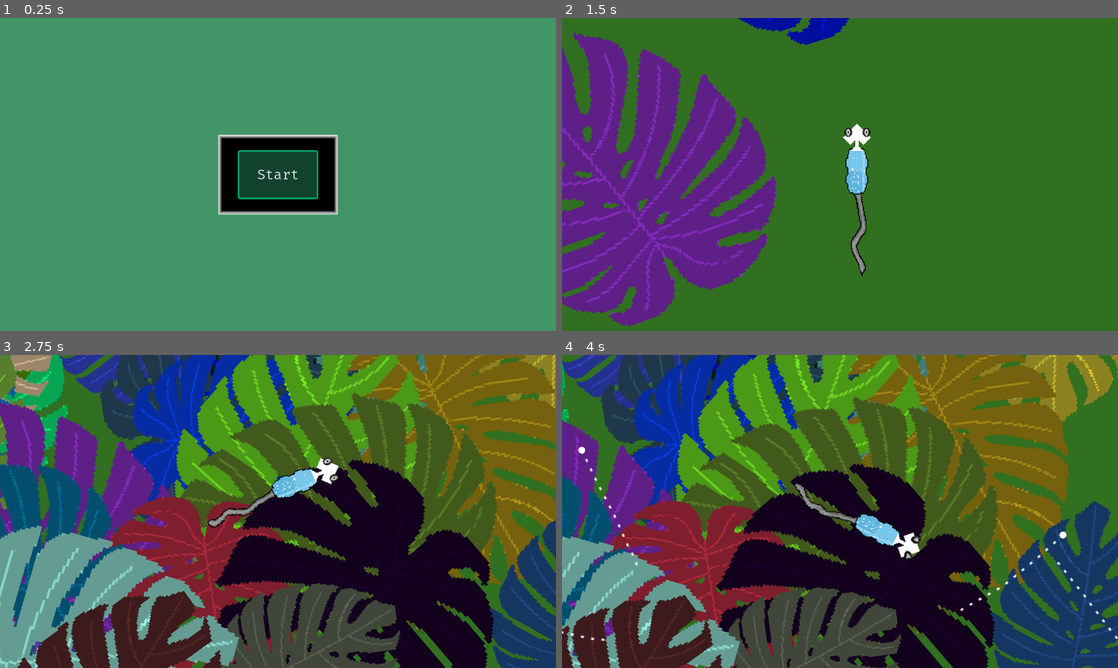
Above: before the commit, frames 1-4 (two rows, left to right).
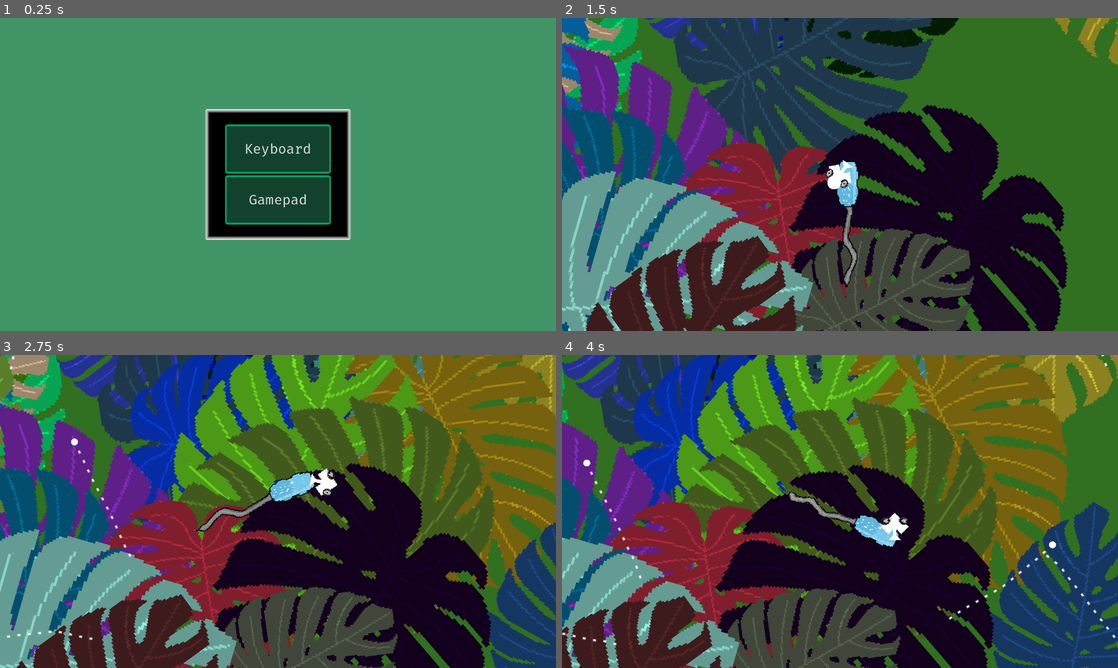
Above: after the commit, the same moments.

Repository: bjornarprytz/mask
Game: Godot game, scene res://entry.tscn
Same seed, same stepped clock (60 frames per second), same inputs: the game is played once before the commit and once after it.
Inputs (mouse positions are in pixels of both pictures, inside the frame that each line leads up to):
- Up to frame 1 (0.25 s): no input
- Up to frame 2 (1.5 s): click (840, 149) at 0.5 s, where only the run after the commit has a clickable "Keyboard"; click (840, 174) at 1.25 s, where only the run before the commit has a clickable "Start"
- Up to frame 3 (2.75 s): move the mouse to (400, 495) at 2.02 s; press the mouse at (400, 495) at 2.03 s; hold Right (ui_right) from 2.03 s (still down)
- Up to frame 4 (4 s): move the mouse to (728, 527) at 2.77 s; release Right (ui_right) at 2.78 s; release the mouse at (728, 527) at 2.78 s; hold Down (ui_down) 2.78-3.53 s; click (728, 527) at 2.85 s; move the mouse to (895, 442) at 3.52 s; press the mouse at (895, 442) at 3.53 s; hold Right (ui_right) from 3.53 s (still down)

The runs differ from the first frame. In frame 1, 9.0% of the frame differs, in the area x 36-64%, y 29-71%; in frame 2, 72%, in the area x 0-100%, y 0-100%; in frame 3, 26%; in frame 4, 11%.

Commit message:
keyboard controls

Diff:
--- a/src/autoloads/event_bus.gd
+++ b/src/autoloads/event_bus.gd
@@ -4,4 +4,11 @@
 
 # Add signals here for game-wide events. Access through the Events singleton
 
+enum ControlScheme {
+	KEYBOARD,
+	GAMEPAD
+}
+
+var control_scheme: ControlScheme = ControlScheme.KEYBOARD
+
 signal game_over(win: bool)
--- a/src/chameleonardo.gd
+++ b/src/chameleonardo.gd
@@ -33,7 +33,7 @@
 		var forward = Vector2.RIGHT.rotated(rotation)
 		position += forward * input_vector.length() * move_speed * delta
 
-	var secondary_vector = Input.get_vector("secondary_left", "secondary_right", "secondary_up", "secondary_down", .1)
+	var secondary_vector = get_secondary_vector()
 
 	if secondary_vector != Vector2.ZERO:
 		head.global_rotation = secondary_vector.angle()
@@ -41,6 +41,13 @@
 		head.rotation = lerp_angle(head.rotation, 0.0, 0.1)
 
 	focus_on()
+
+func get_secondary_vector() -> Vector2:
+	if Events.control_scheme == Events.ControlScheme.GAMEPAD:
+		return Input.get_vector("secondary_left", "secondary_right", "secondary_up", "secondary_down", .1)
+	else:
+		var mouse_pos = get_global_mouse_position()
+		return mouse_pos - head.global_position
 
 func _input(event: InputEvent) -> void:
 	if event.is_action_pressed("shoot"):
@@ -50,7 +57,7 @@
 		tongue_anchor.add_child(tongue)
 		tongue.position = Vector2.ZERO
 		tongue.rotation = 0.0
-		var secondary_vector = Input.get_vector("secondary_left", "secondary_right", "secondary_up", "secondary_down", .1)
+		var secondary_vector = get_secondary_vector()
 		tongue.shoot(tongue_anchor.global_position + secondary_vector.normalized() * 200.0)
 		tongue.hit.connect(_on_hit, CONNECT_ONE_SHOT)
 
--- a/src/entry.gd
+++ b/src/entry.gd
@@ -1,5 +1,9 @@
 extends Node2D
 
+func _on_keyboard_button_pressed() -> void:
+	Events.control_scheme = EventBus.ControlScheme.KEYBOARD
+	get_tree().change_scene_to_file("res://main.tscn")
 
-func _on_button_pressed() -> void:
+func _on_gamepad_button_pressed() -> void:
+	Events.control_scheme = EventBus.ControlScheme.GAMEPAD
 	get_tree().change_scene_to_file("res://main.tscn")
--- a/src/entry.tscn
+++ b/src/entry.tscn
@@ -16,8 +16,17 @@
 grow_horizontal = 2
 grow_vertical = 2
 
-[node name="Button" type="Button" parent="CanvasLayer/PanelContainer" unique_id=1233953595]
+[node name="VBoxContainer" type="VBoxContainer" parent="CanvasLayer/PanelContainer" unique_id=56532806]
 layout_mode = 2
-text = "Start"
 
-[connection signal="pressed" from="CanvasLayer/PanelContainer/Button" to="." method="_on_button_pressed"]
+[node name="KeyboardButton" type="Button" parent="CanvasLayer/PanelContainer/VBoxContainer" unique_id=1233953595]
+layout_mode = 2
+text = "Keyboard"
+
+[node name="GamepadButton" type="Button" parent="CanvasLayer/PanelContainer/VBoxContainer" unique_id=1798537007]
+layout_mode = 2
+text = "Gamepad
+"
+
+[connection signal="pressed" from="CanvasLayer/PanelContainer/VBoxContainer/KeyboardButton" to="." method="_on_keyboard_button_pressed"]
+[connection signal="pressed" from="CanvasLayer/PanelContainer/VBoxContainer/GamepadButton" to="." method="_on_gamepad_button_pressed"]
--- a/src/project.godot
+++ b/src/project.godot
@@ -55,6 +55,38 @@
 
 [input]
 
+ui_left={
+"deadzone": 0.5,
+"events": [Object(InputEventKey,"resource_local_to_scene":false,"resource_name":"","device":0,"window_id":0,"alt_pressed":false,"shift_pressed":false,"ctrl_pressed":false,"meta_pressed":false,"pressed":false,"keycode":4194319,"physical_keycode":0,"key_label":0,"unicode":0,"location":0,"echo":false,"script":null)
+, Object(InputEventJoypadButton,"resource_local_to_scene":false,"resource_name":"","device":-1,"button_index":13,"pressure":0.0,"pressed":false,"script":null)
+, Object(InputEventJoypadMotion,"resource_local_to_scene":false,"resource_name":"","device":-1,"axis":0,"axis_value":-1.0,"script":null)
+, Object(InputEventKey,"resource_local_to_scene":false,"resource_name":"","device":-1,"window_id":0,"alt_pressed":false,"shift_pressed":false,"ctrl_pressed":false,"meta_pressed":false,"pressed":false,"keycode":0,"physical_keycode":65,"key_label":0,"unicode":97,"location":0,"echo":false,"script":null)
+]
+}
+ui_right={
+"deadzone": 0.5,
+"events": [Object(InputEventKey,"resource_local_to_scene":false,"resource_name":"","device":0,"window_id":0,"alt_pressed":false,"shift_pressed":false,"ctrl_pressed":false,"meta_pressed":false,"pressed":false,"keycode":4194321,"physical_keycode":0,"key_label":0,"unicode":0,"location":0,"echo":false,"script":null)
+, Object(InputEventJoypadButton,"resource_local_to_scene":false,"resource_name":"","device":-1,"button_index":14,"pressure":0.0,"pressed":false,"script":null)
+, Object(InputEventJoypadMotion,"resource_local_to_scene":false,"resource_name":"","device":-1,"axis":0,"axis_value":1.0,"script":null)
+, Object(InputEventKey,"resource_local_to_scene":false,"resource_name":"","device":-1,"window_id":0,"alt_pressed":false,"shift_pressed":false,"ctrl_pressed":false,"meta_pressed":false,"pressed":false,"keycode":0,"physical_keycode":68,"key_label":0,"unicode":100,"location":0,"echo":false,"script":null)
+]
+}
+ui_up={
+"deadzone": 0.5,
+"events": [Object(InputEventKey,"resource_local_to_scene":false,"resource_name":"","device":0,"window_id":0,"alt_pressed":false,"shift_pressed":false,"ctrl_pressed":false,"meta_pressed":false,"pressed":false,"keycode":4194320,"physical_keycode":0,"key_label":0,"unicode":0,"location":0,"echo":false,"script":null)
+, Object(InputEventJoypadButton,"resource_local_to_scene":false,"resource_name":"","device":-1,"button_index":11,"pressure":0.0,"pressed":false,"script":null)
+, Object(InputEventJoypadMotion,"resource_local_to_scene":false,"resource_name":"","device":-1,"axis":1,"axis_value":-1.0,"script":null)
+, Object(InputEventKey,"resource_local_to_scene":false,"resource_name":"","device":-1,"window_id":0,"alt_pressed":false,"shift_pressed":false,"ctrl_pressed":false,"meta_pressed":false,"pressed":false,"keycode":0,"physical_keycode":87,"key_label":0,"unicode":119,"location":0,"echo":false,"script":null)
+]
+}
+ui_down={
+"deadzone": 0.5,
+"events": [Object(InputEventKey,"resource_local_to_scene":false,"resource_name":"","device":0,"window_id":0,"alt_pressed":false,"shift_pressed":false,"ctrl_pressed":false,"meta_pressed":false,"pressed":false,"keycode":4194322,"physical_keycode":0,"key_label":0,"unicode":0,"location":0,"echo":false,"script":null)
+, Object(InputEventJoypadButton,"resource_local_to_scene":false,"resource_name":"","device":-1,"button_index":12,"pressure":0.0,"pressed":false,"script":null)
+, Object(InputEventJoypadMotion,"resource_local_to_scene":false,"resource_name":"","device":-1,"axis":1,"axis_value":1.0,"script":null)
+, Object(InputEventKey,"resource_local_to_scene":false,"resource_name":"","device":-1,"window_id":0,"alt_pressed":false,"shift_pressed":false,"ctrl_pressed":false,"meta_pressed":false,"pressed":false,"keycode":0,"physical_keycode":83,"key_label":0,"unicode":115,"location":0,"echo":false,"script":null)
+]
+}
 secondary_left={
 "deadzone": 0.2,
 "events": [Object(InputEventJoypadMotion,"resource_local_to_scene":false,"resource_name":"","device":-1,"axis":2,"axis_value":-1.0,"script":null)
Not shown, changed: readme.md
